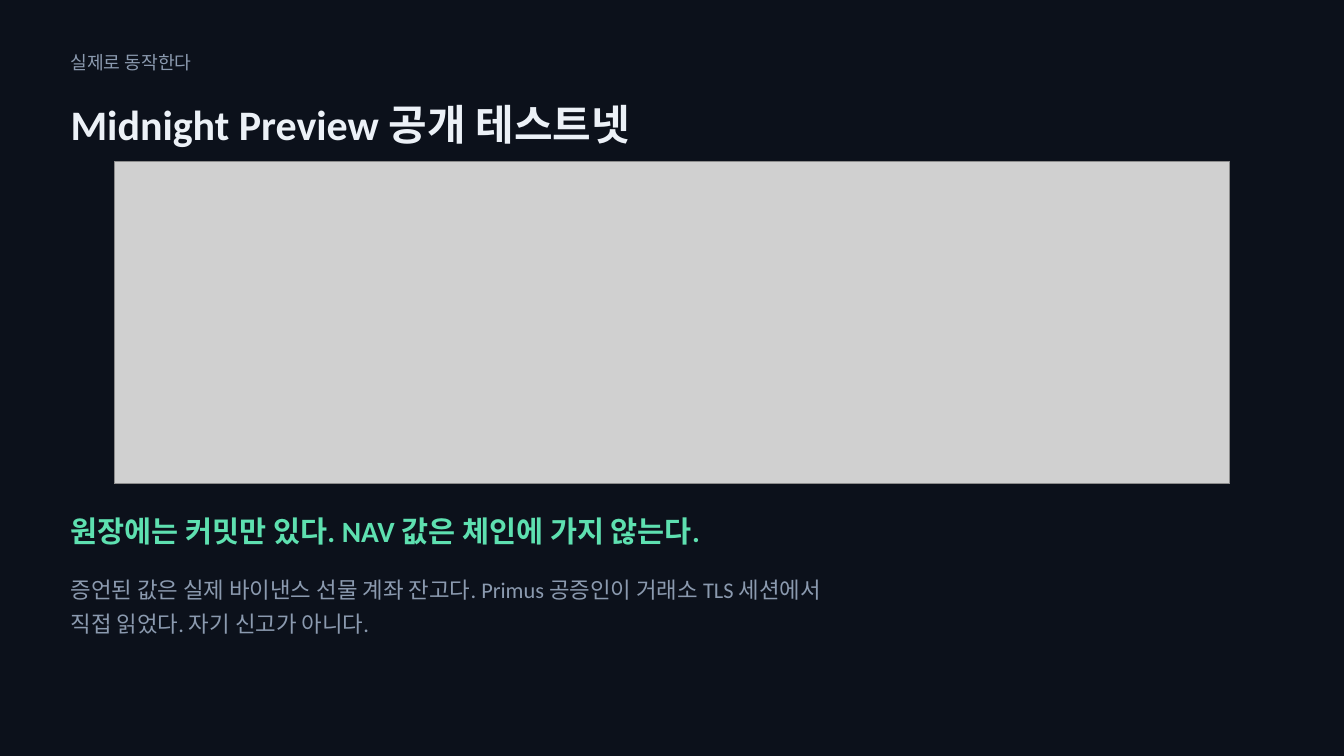
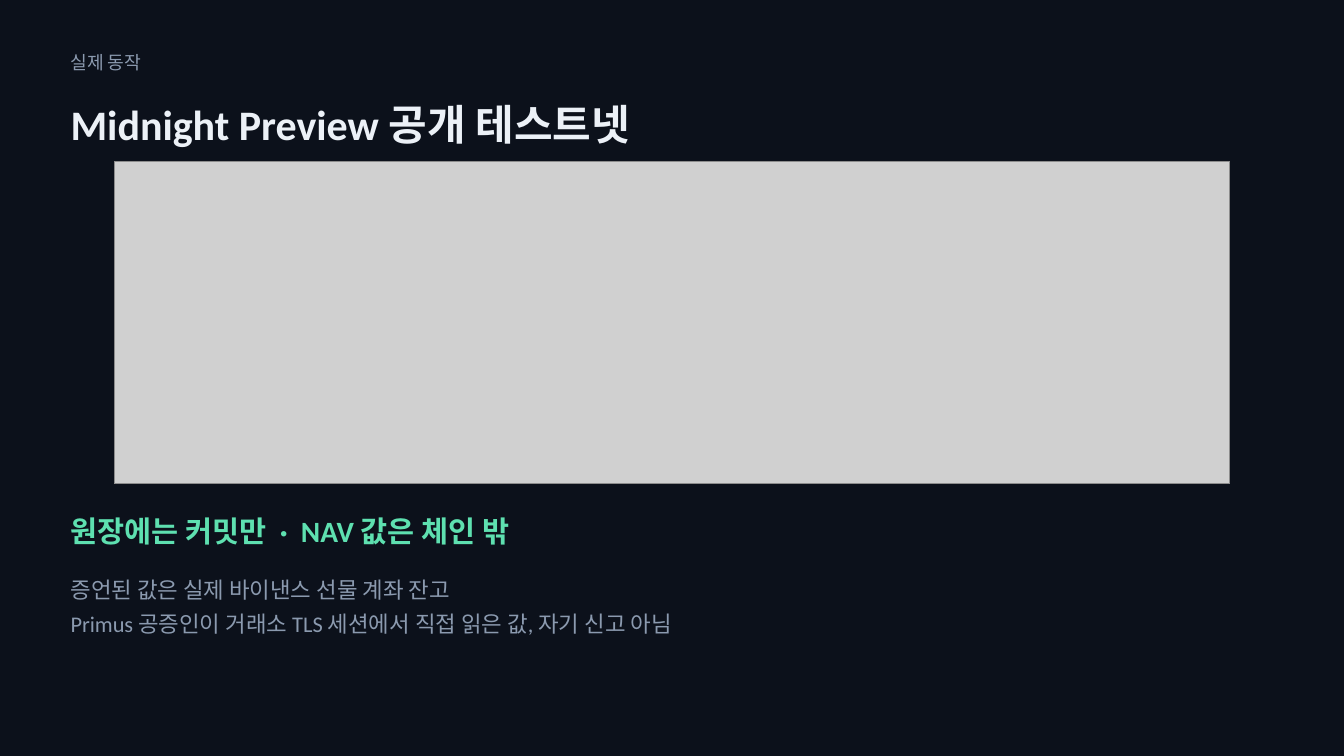
Before and after one commit to SeoDongOk/proof-of-track-record, a slide deck: slide 11 of deck/proof-of-track-record-talk.pptx (slide 10 before the commit). Drawn at 1344x756 pixels with LibreOffice and Linux fonts; fonts in the diff are those of the drawing; grey boxes stand for pictures. Boxes give left, top, right and bottom in pixels: in the first picture for what was removed or moved away, otherwise in the second. Text is boxed around its words. In the diff, an @@ line names an element or a change of style, - is before the commit and + after.

```diff
--- a/deck/proof-of-track-record-talk.pptx
+++ b/deck/proof-of-track-record-talk.pptx
@@ text at <box>71,54,141,71</box>: text changed @@
-실제로 동작한다
+실제 동작
@@ text at <box>71,517,509,545</box>: text changed @@
-원장에는 커밋만 있다. NAV 값은 체인에 가지 않는다.
+원장에는 커밋만 · NAV 값은 체인 밖
@@ text at <box>71,579,672,635</box>: text changed @@
-증언된 값은 실제 바이낸스 선물 계좌 잔고다. Primus 공증인이 거래소 TLS 세션에서
-직접 읽었다. 자기 신고가 아니다.
+증언된 값은 실제 바이낸스 선물 계좌 잔고
+Primus 공증인이 거래소 TLS 세션에서 직접 읽은 값, 자기 신고 아님
```
Also in this commit, not shown: 10 other slides changed, 1 slide added, 11 other files.
